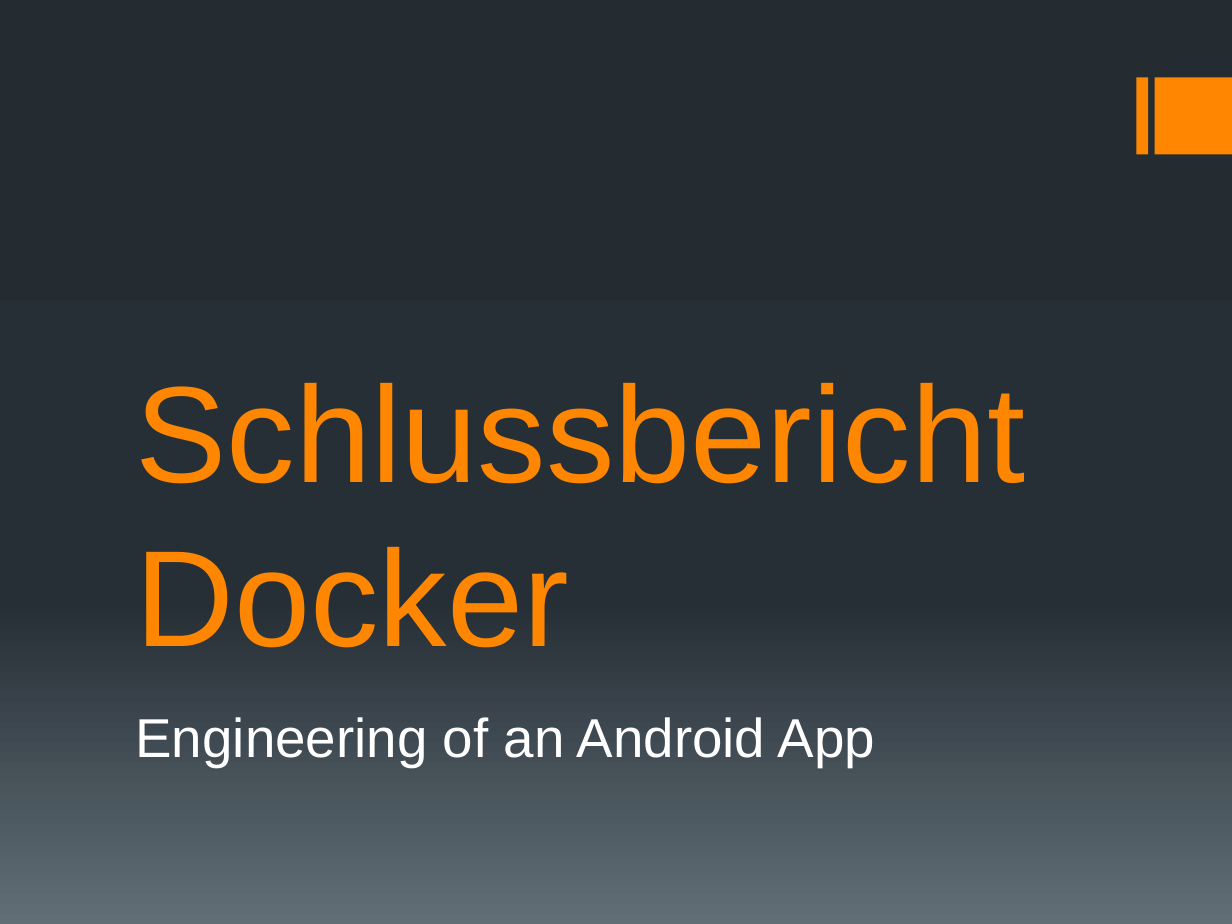
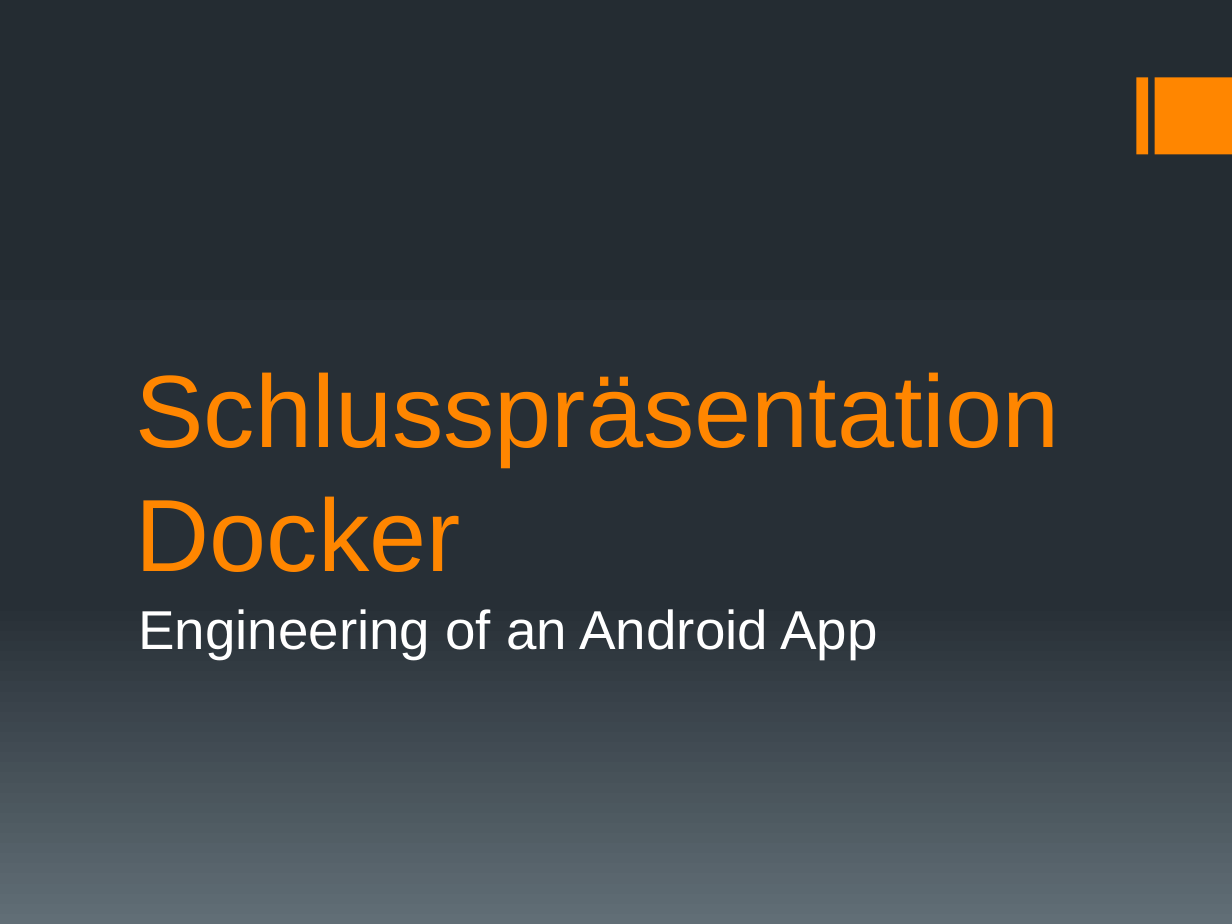
Before and after one commit to docker-apps/Docker, a slide deck: slide 1 of Documents/Schlusspräsentation/Schlussbericht_Präsentation_v1.pptx. Drawn at 1232x924 pixels with LibreOffice and Linux fonts; fonts in the diff are those of the drawing. Boxes give left, top, right and bottom in pixels: in the first picture for what was removed or moved away, otherwise in the second. Text is boxed around its words. In the diff, an @@ line names an element or a change of style, - is before the commit and + after.

```diff
--- a/Documents/Schlusspräsentation/Schlussbericht_Präsentation_v1.pptx
+++ b/Documents/Schlusspräsentation/Schlussbericht_Präsentation_v1.pptx
@@ title at bbox=[136, 372, 1060, 572]: text changed; size 80 to 60 pt @@
-Schlussbericht
-Docker
+Schlusspräsentation
+Docker
@@ subtitle "Engineering of an Android App": place and size @@
-subtitle "Engineering of an Android App" at bbox=[136, 717, 875, 766]
+subtitle "Engineering of an Android App" at bbox=[138, 609, 877, 658]
```
Also in this commit, not shown: 4 other files.
